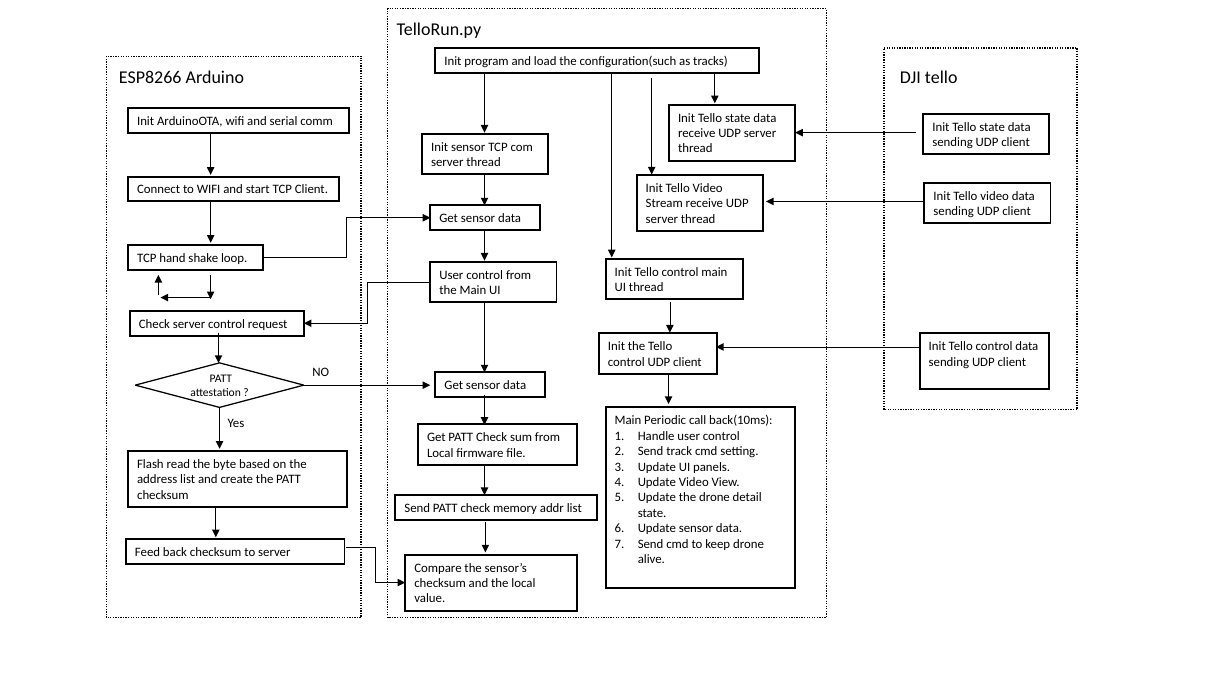
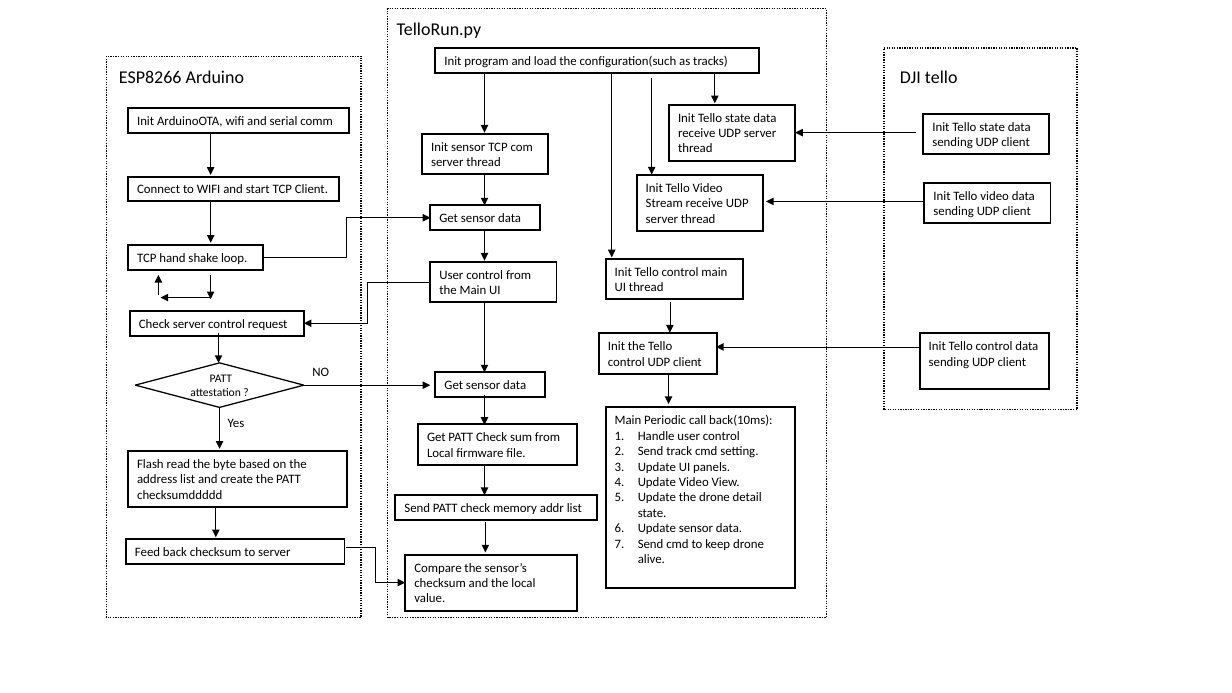
Before and after one commit to LiuYuancheng/Xandar_Sensor_IOT, a slide deck: slide 19 of doc/firmwaresignWF.pptx. Drawn at 1232x693 pixels with LibreOffice and Linux fonts; fonts in the diff are those of the drawing. Boxes give left, top, right and bottom in pixels: in the first picture for what was removed or moved away, otherwise in the second. Text is boxed around its words. In the diff, an @@ line names an element or a change of style, - is before the commit and + after.

```diff
--- a/doc/firmwaresignWF.pptx
+++ b/doc/firmwaresignWF.pptx
@@ text in rectangle at [137, 459, 306, 499]: text changed @@
-Flash read the byte based on the address list and create the PATT checksum
+Flash read the byte based on the address list and create the PATT checksumddddd
```
Also in this commit, not shown: 1 slide added.
